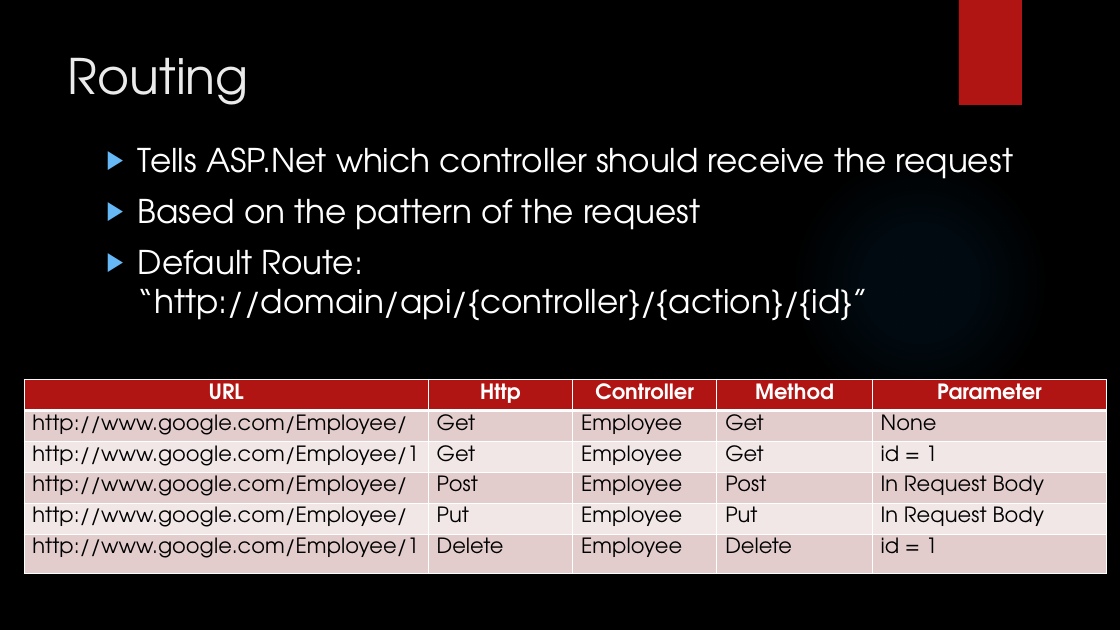
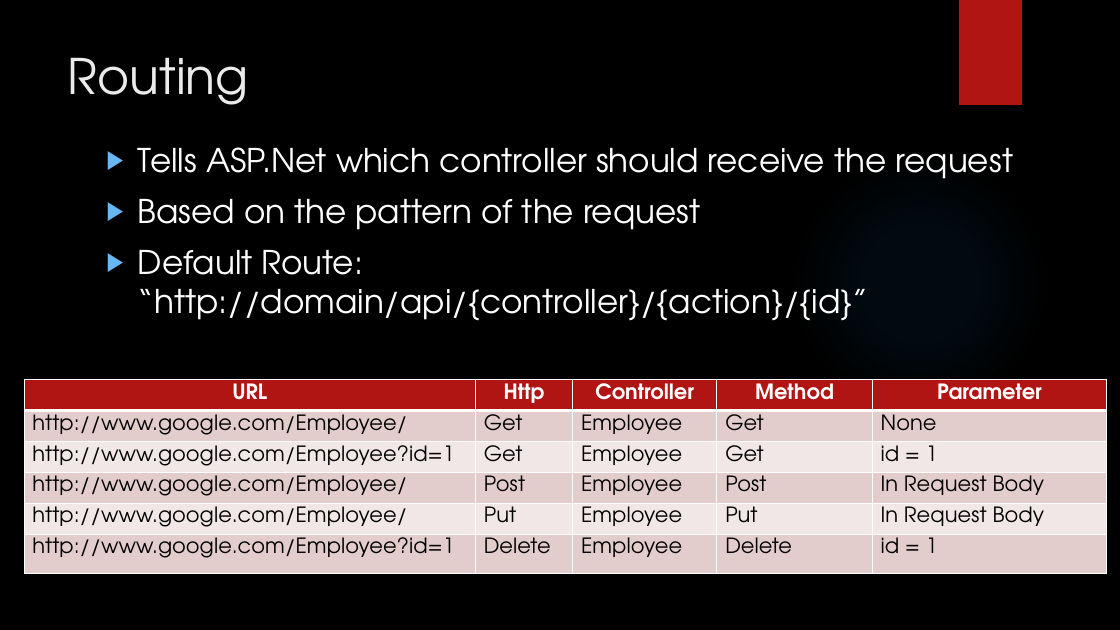
Before and after one commit to LogolsLLC/Logols-May2018, a slide deck: slide 8 of Slides/05_WebAPI_TrainingPlan.pptx (slide 6 before the commit). Drawn at 1120x630 pixels with LibreOffice and Linux fonts; fonts in the diff are those of the drawing; background and template pictures are left out. Boxes give left, top, right and bottom in pixels: in the first picture for what was removed or moved away, otherwise in the second. Text is boxed around its words. In the diff, an @@ line names an element or a change of style, - is before the commit and + after.

Commit message:
updated web api slides

```diff
--- a/Slides/05_WebAPI_TrainingPlan.pptx
+++ b/Slides/05_WebAPI_TrainingPlan.pptx
@@ table at (x1=24, y1=380, x2=1108, y2=587) @@
-row 3, column 1: http://www.google.com/Employee/1
+row 3, column 1: http://www.google.com/Employee?id=1
-row 6, column 1: http://www.google.com/Employee/1
+row 6, column 1: http://www.google.com/Employee?id=1
```
Also in this commit, not shown: 2 slides added, 1 other file.
